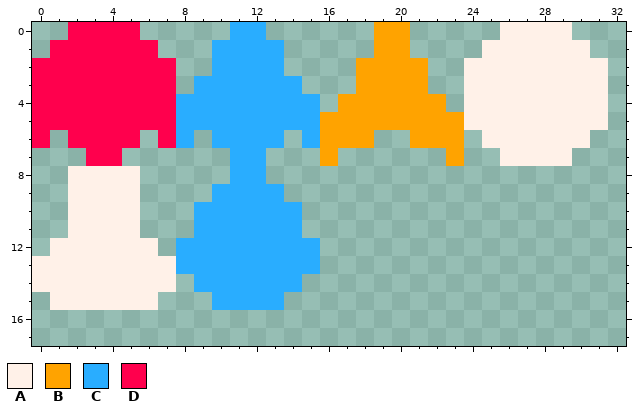
Two states of a pixel-art sprite, assets/textures/entities.png. Above, as it was before the edit.
The file is 48x64 pixels. Shown: x 0..32, y 0..17.
Palette (. is transparent): A #fff1e8  B #ffa300  C #29adff  D #ff004d
Pixels before, first column x 0:
 0 ..DDDD.....CC......BB.....AAAA..
 1 .DDDDDD...CCCC.....BB....AAAAAA.
 2 DDDDDDDD..CCCC....BBBB..AAAAAAAA
 3 DDDDDDDD.CCCCCC...BBBB..AAAAAAAA
 4 DDDDDDDDCCCCCCCC.BBBBBB.AAAAAAAA
 5 DDDDDDDDCCCCCCCCBBBBBBBBAAAAAAAA
 6 D.DDDD.DC.CCCC.CBBB..BBB.AAAAAA.
 7 ...DD......CC...B......B..AAAA..
 8 ..AAAA.....CC...................
 9 ..AAAA....CCCC..................
10 ..AAAA...CCCCCC.................
11 ..AAAA...CCCCCC.................
12 .AAAAAA.CCCCCCCC................
13 AAAAAAAACCCCCCCC................
14 AAAAAAAA.CCCCCC.................
15 .AAAAAA...CCCC..................
After:
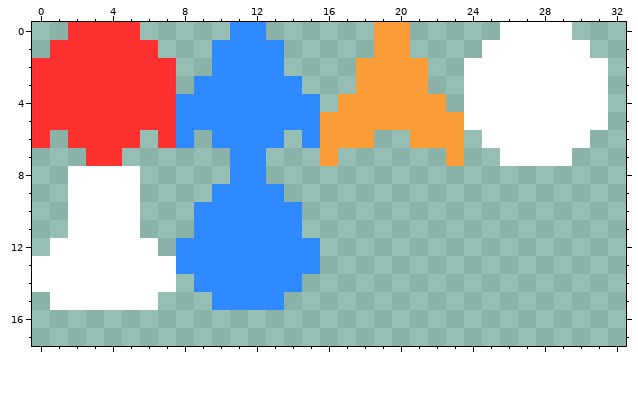
Message: CHANGED ASSETS TILL BLOOM IS FIXED
What changed:
colour A: #fff1e8 -> #ffffff
colour B: #ffa300 -> #fb9d36
colour C: #29adff -> #308aff
colour D: #ff004d -> #ff3030
